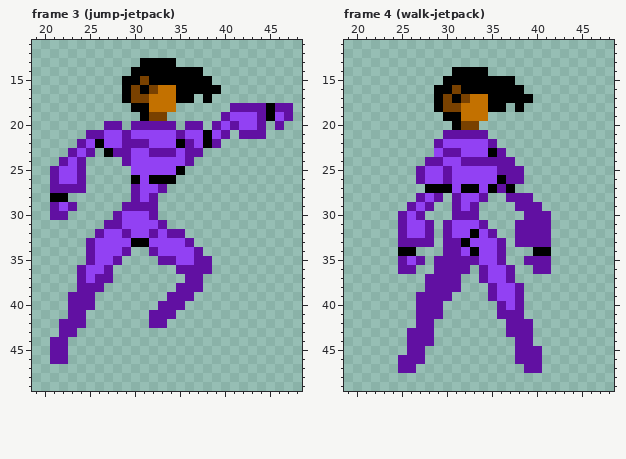
File history of a pixel-art file, Project/Content/concept/regina.aseprite. The first picture shows the starting point.
64x64 pixels, 11 frames. Shown: frame 3 (jump-jetpack): x 19..48, y 11..49; frame 4 (walk-jetpack): x 19..48, y 11..49. The commit also changed other frames, which this record leaves out.
Now the later version:
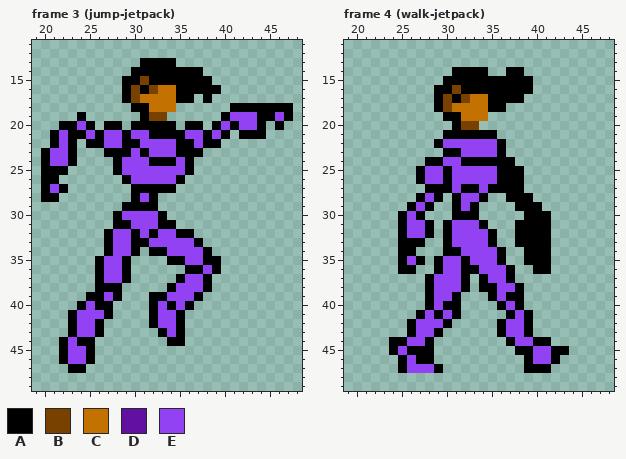
Palette (. is transparent): A #000000  B #794100  C #c37100  D #6110a2  E #9241f3
From old to new:
Changed rows in their new state; - is an unchanged pixel.
Frame 3 (jump-jetpack):
first column x 20:
17 -----------C----------------
18 ---------------------AAAA-AA
19 ----A---------------A---A--A
20 --AAEA-AA-AAAAA-AA-A-A--A-A-
21 -AEAAEA--A--AAAA----A-AAA---
22 -AEA.A---AAE----A--A--------
23 AEEA..--AA-AEEEAAA----------
24 AEEA.---AE--AAA-A-----------
25 AAA..---AE-----EA-----------
26 AA...----AE-EEEA------------
27 AEA..-----AAAAA-------------
28 A-.-------A-A---------------
29 -...-----AAAA---------------
30 -..-----A---EA--------------
31 -------.AA---AA-------------
32 ------.A-EA-A-EAA-----------
33 -----..A--------EA----------
34 -----..A-EA-AA---EA---------
35 -----.A-EA---.AA-EAA--------
36 ----..AEEA-----.AAEA--------
37 ----..AEEA-----AEEA---------
38 ----..AAA-----AEEEA---------
39 ---..AAEA---AAEEEA----------
40 ---.AEAA----AEAEA-----------
41 ---AEEEA----AEEA------------
42 --.AEEA-----AEEA------------
43 --.AEEA------AEA------------
44 -.AEAA--------AA------------
45 -.AEEA----------------------
46 -.AEEA----------------------
47 ---AA-----------------------
Frame 4 (walk-jetpack):
first column x 24:
14 -------------AA-----
15 --------------AA----
16 ---------------A----
17 ---------------.----
18 -------C------.-----
21 ------AAAAAA--------
22 -----A-----EA-------
23 -----.AA---EA-------
24 ----AA--AAAAAA------
25 ---A--A-----AAA-----
26 ---A--A------AA-----
27 ------------A-A-----
28 ---A-A-A--A--AAA----
29 --A-A--A-A----AAA---
30 -A-A---AAA-----AAA--
31 -A--A-A---A---AAAA--
32 -A--A-A--E-A--AAAA--
33 -AAA.-AEE--A.-AAAA--
34 ------AA-E--A--A----
35 -A-A-AEEAE--A--AAA--
36 -AA--AEEAAE--A--AA--
37 ----AEEEA-A--A------
38 ----AEEEA-AA--A-----
39 ---.AEEA---A-AA-----
40 ---.AEAA----A-A-----
41 ---AEAEA----.AEA----
42 --AEEEA-----AEEA----
43 --AEEA------AEEA----
44 AAEEA--------AEEAA--
45 AEAAA---------AAEEAA
46 -AEAA---------.AEEA-
47 -AEEEA---------AAA--
Pixel boxes of the changes (left, top, right, bottom) in both pictures:
changed: (41, 94, 293, 373)
changed: (389, 67, 569, 373)
